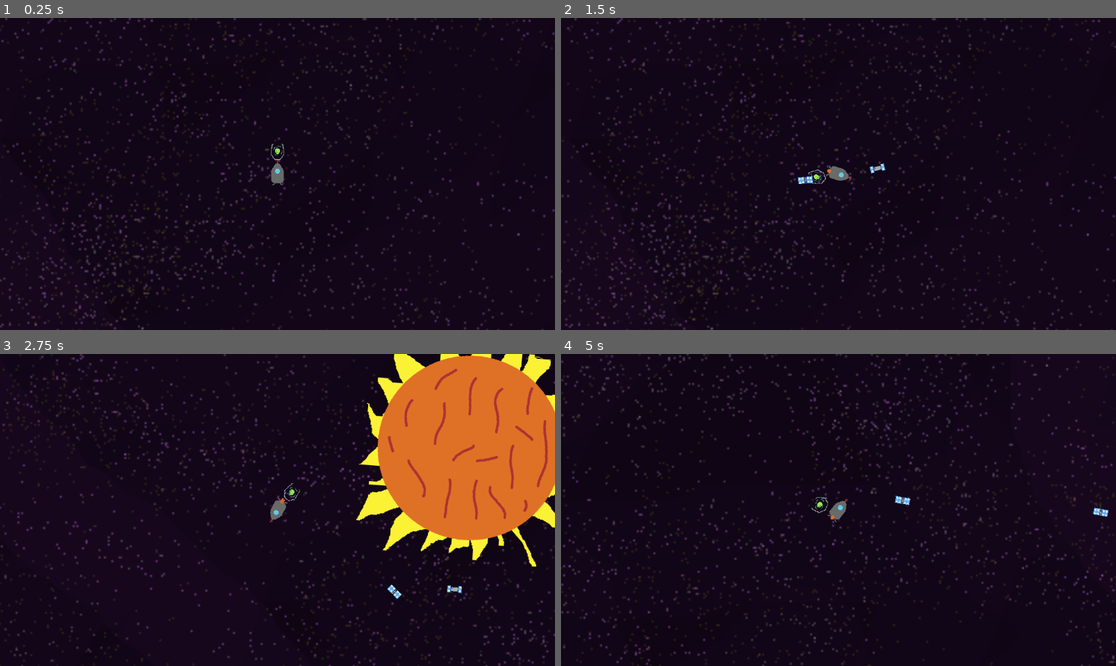
Above: before the commit, frames 1-4 (two rows, left to right).
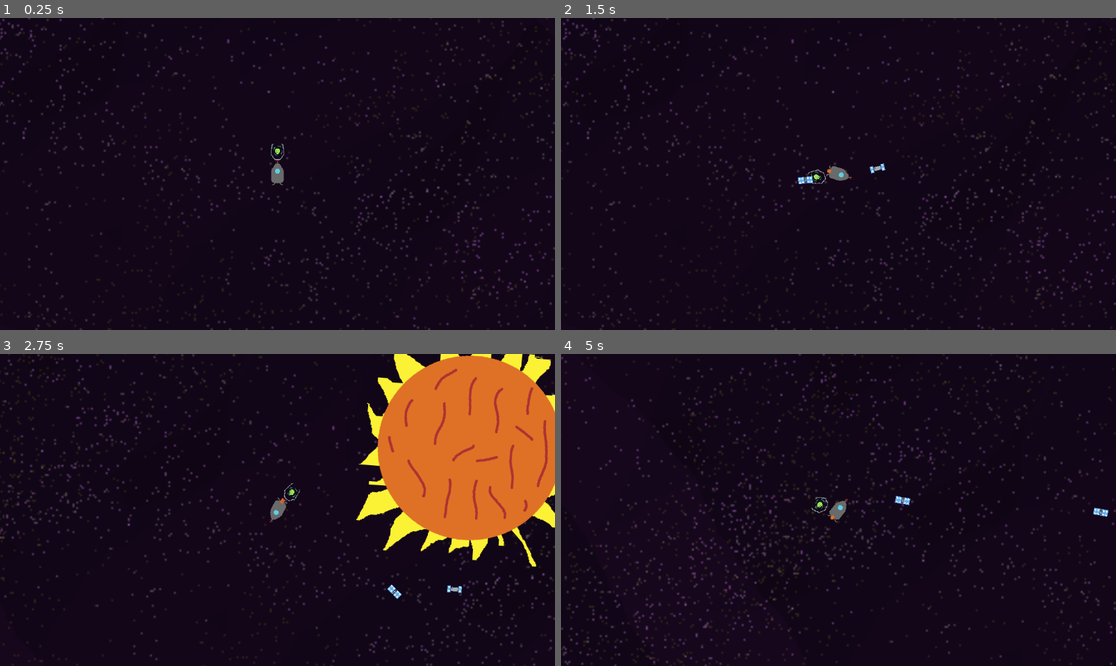
Above: after the commit, the same moments.

Repository: Shlok-Bhakta/UnlimitedLimitedSpace
Game: Godot game, scene res://scenes/game.tscn
The game is run twice, just before and just after one commit, with the same random seed, the same clock (stepped at 60 frames per second) and the same inputs.
Inputs (mouse positions are in pixels of both pictures, inside the frame that each line leads up to):
- Up to frame 1 (0.25 s): no input
- Up to frame 2 (1.5 s): tap Enter at 0.5 s; move the mouse to (960, 158) at 0.52 s; hold D (rotate_right) 0.53-1.28 s; click (960, 158) at 0.6 s; tap Space at 1.25 s; move the mouse to (727, 189) at 1.27 s; hold S (backward) from 1.28 s (still down); click (727, 189) at 1.35 s
- Up to frame 3 (2.75 s): move the mouse to (333, 441) at 2.02 s; release S (backward) at 2.03 s; hold D (rotate_right) from 2.03 s (still down); click (333, 441) at 2.1 s
- Up to frame 4 (5 s): move the mouse to (810, 572) at 2.77 s; release D (rotate_right) at 2.78 s; hold W (forward) 2.78-3.53 s; click (810, 572) at 2.85 s; move the mouse to (1005, 556) at 3.52 s; hold A (rotate_left) from 3.53 s (still down); click (1005, 556) at 3.6 s; move the mouse to (672, 463) at 4.27 s; click (672, 463) at 4.35 s

The runs differ from the first frame. In frame 1, 4.2% of the frame differs, in the area x 0-100%, y 0-100%; in frame 2, 4.2%; in frame 3, 3.5%; in frame 4, 5.1%.

Commit message:
Add score math

Diff:
--- a/scenes/game.tscn
+++ b/scenes/game.tscn
@@ -104,7 +104,7 @@
 [node name="Parallax2D" type="Parallax2D" parent="."]
 z_index = -100
 scale = Vector2(1.53, 1.53)
-scroll_scale = Vector2(1.5, 1.5)
+scroll_scale = Vector2(0.6, 0.6)
 repeat_size = Vector2(10240, 10240)
 repeat_times = 3
 
--- a/scripts/universe.gd
+++ b/scripts/universe.gd
@@ -9,6 +9,18 @@
 @export var max_speed: float = 400.0
 @export var snap_orbit: bool = true
 @export var snap_lerp: float = 0.35
+@export var score: int = 0
+var score_accum: float = 0.0
+var combo: float = 1.0
+@export var combo_gain: float = 0.05
+@export var combo_decay: float = 0.1
+@export var score_rate: float = 1.0
+@export var orbit_radial_tol: float = 0.6
+@export var orbit_speed_low: float = 0.6
+@export var orbit_speed_high: float = 1.4
+@export var score_satellite: int = 5
+@export var score_planet: int = 3
+@export var score_star: int = 0
 
 var _eps2: float = 0.0
 
@@ -22,6 +34,7 @@
 	if bodies.is_empty():
 		return
 	_step_arcade(bodies, dt_sim)
+	_update_score(bodies)
 
 func _collect_bodies() -> Array:
 	var out: Array = []
@@ -117,6 +130,48 @@
 		return 0.6
 	return 1.0
 
+func _is_orbiting(primary: Node, body: Node) -> bool:
+	var dr: Vector2 = body.position - primary.position
+	var r: float = max(1e-6, dr.length())
+	var v: Vector2 = body.Velocity
+	var dir_r: Vector2 = dr / r
+	var radial: float = v.dot(dir_r)
+	var tangential: float = abs(v.cross(dir_r))
+	var v_circ: float = sqrt(max(0.0, gravity_strength * G * primary.Mass / r))
+	if abs(radial) > orbit_radial_tol * v_circ:
+		return false
+	if tangential < orbit_speed_low * v_circ:
+		return false
+	if tangential > orbit_speed_high * v_circ:
+		return false
+	return true
+
+func _type_score(n: Node) -> int:
+	var t: String = n.get('Type')
+	if t == 'Satellite':
+		return score_satellite
+	if t == 'Planet':
+		return score_planet
+	return score_star
+
+func _update_score(bodies: Array) -> void:
+	var orbit_points: float = 0.0
+	var orbiting_any := false
+	for body in bodies:
+		var primary := _preferred_primary(bodies, body)
+		if primary == null:
+			continue
+		if _is_orbiting(primary, body):
+			orbiting_any = true
+			orbit_points += float(_type_score(body))
+	if orbiting_any:
+		combo += combo_gain
+	else:
+		combo = max(1.0, combo - combo_decay)
+	score_accum += orbit_points * combo * score_rate
+	score = int(score_accum)
+	print("score:", score, " combo:", combo)
+
 func _on_child_entered_tree(node: Node) -> void:
 	if node.get('Type') in ['Star', 'Planet', 'Satellite']:
 		var kick: Vector2 = Vector2.RIGHT.rotated(randf() * TAU) * 20.0
